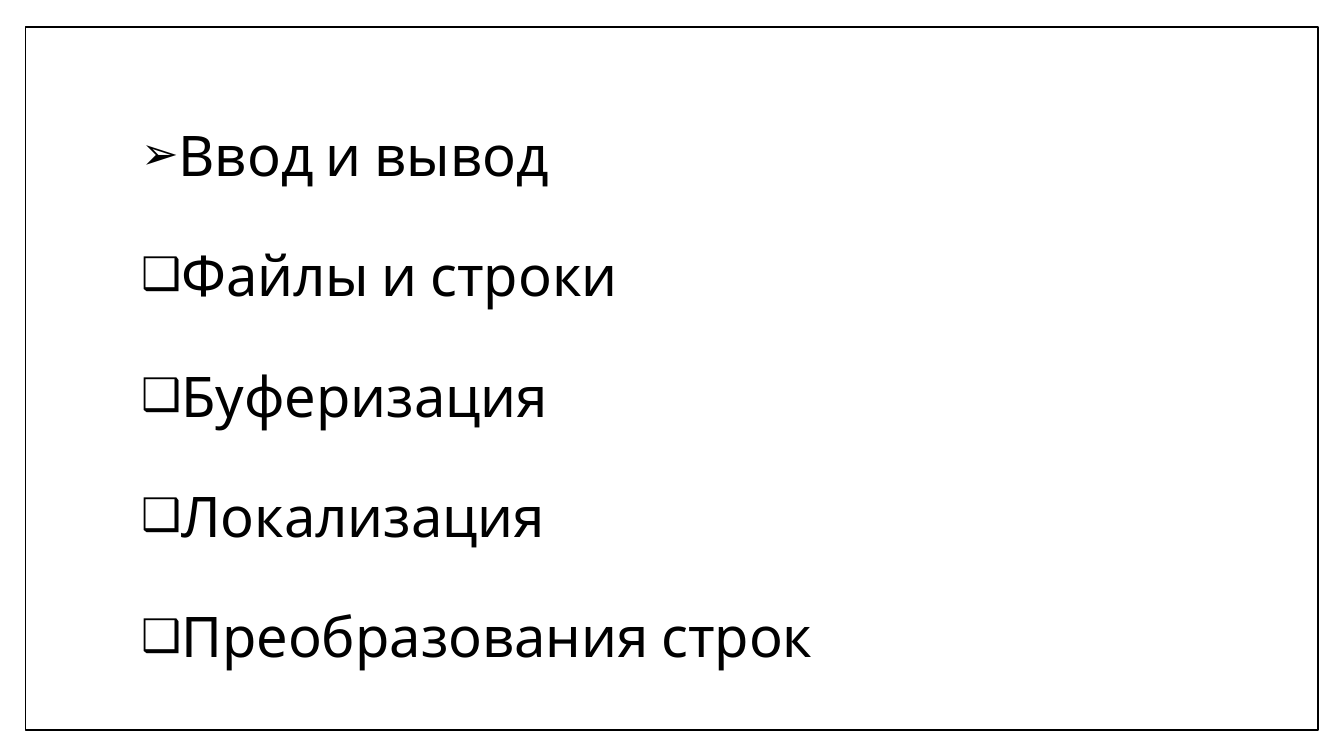
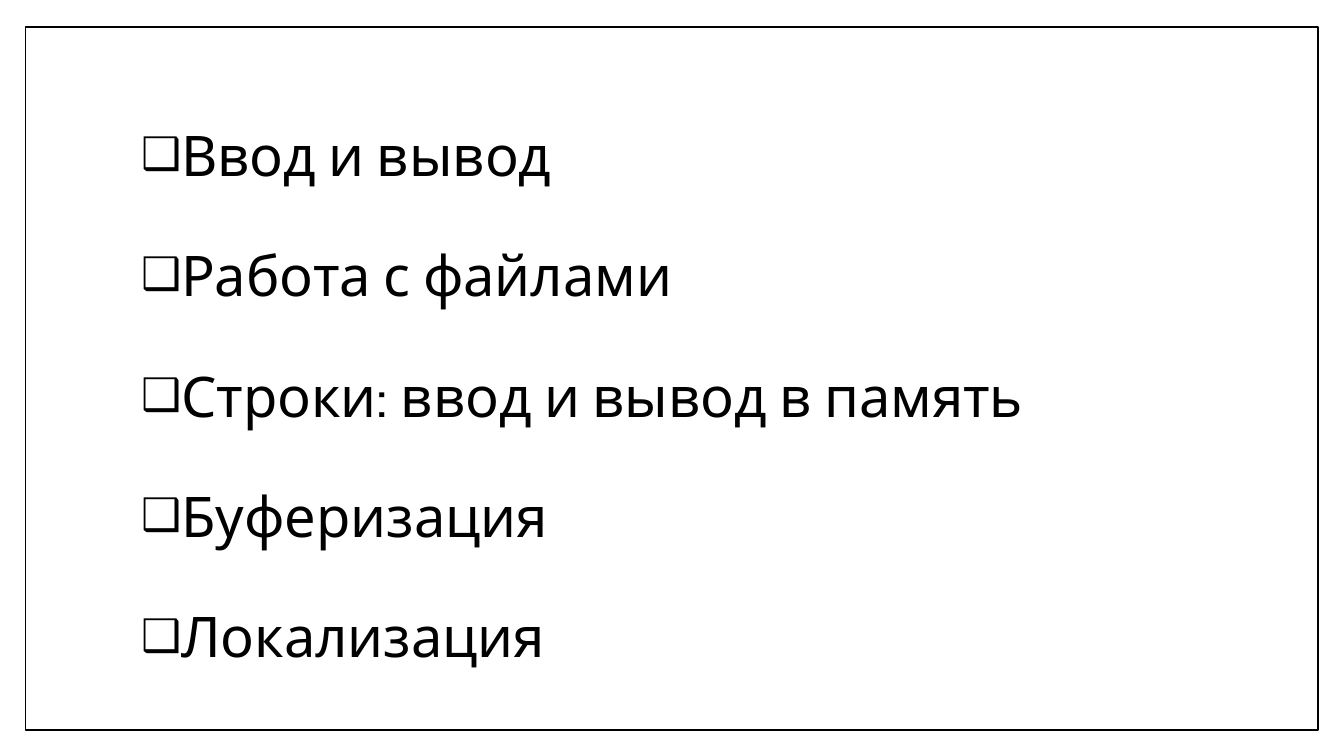
Before and after one commit to MIPT-ILab/cpp-lects-rus, a slide deck: slide 2 of slides/lec2-5-iostreams-locales.pptx. Drawn at 1344x756 pixels with LibreOffice and Linux fonts; fonts in the diff are those of the drawing. Boxes give left, top, right and bottom in pixels: in the first picture for what was removed or moved away, otherwise in the second. Text is boxed around its words. In the diff, an @@ line names an element or a change of style, - is before the commit and + after.

```diff
--- a/slides/lec2-5-iostreams-locales.pptx
+++ b/slides/lec2-5-iostreams-locales.pptx
@@ text at (181,136,551,187): bullet ➢ to ❑ @@
@@ text at (181,253,1023,431): text changed @@
-❑ Файлы и строки
+❑ Работа с файлами
+❑ Строки: ввод и вывод в память
@@ text at (181,614,812,671): paragraph removed @@
-❑ Преобразования строк
```
Also in this commit, not shown: 12 other slides changed, 16 slides added, 6 slides removed, 5 other files.
